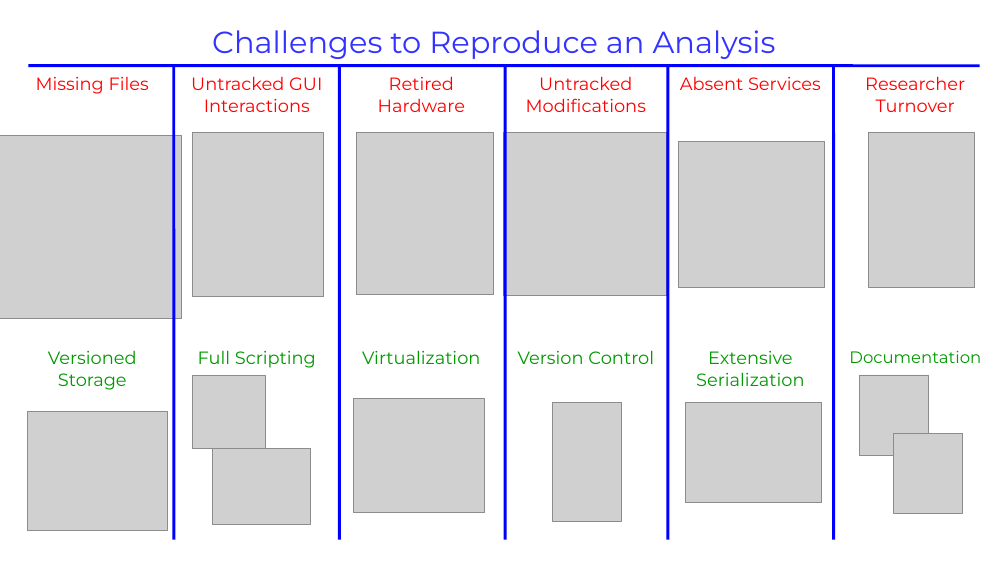
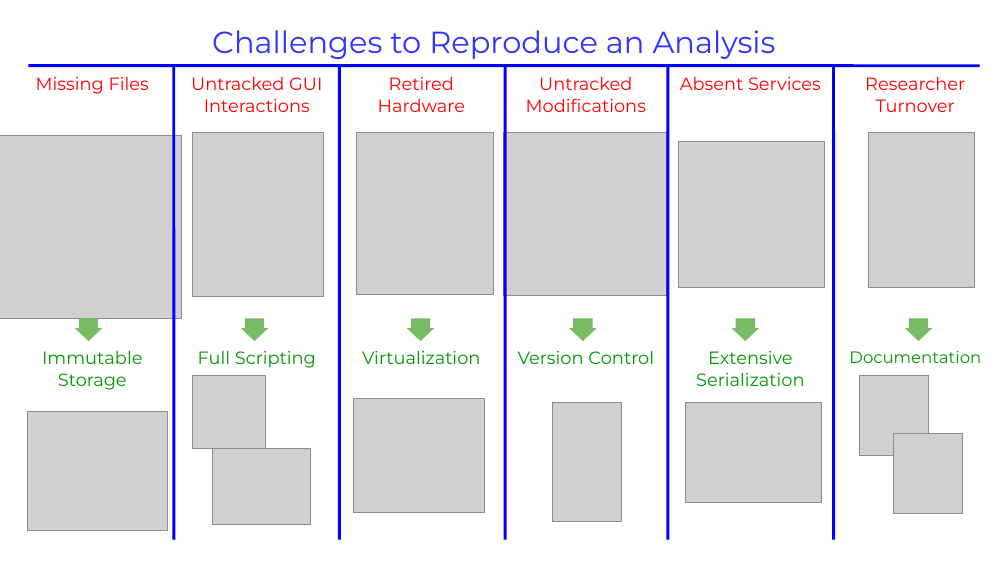
Before and after one commit to maptracker/EARL-2018, a slide deck: slide 3 of BCBB Lightning Talk/BCBB Lightning Talk.odp. Drawn at 1008x567 pixels with LibreOffice and Linux fonts; fonts in the diff are those of the drawing; grey boxes stand for pictures. Boxes give left, top, right and bottom in pixels: in the first picture for what was removed or moved away, otherwise in the second. Text is boxed around its words. In the diff, an @@ line names an element or a change of style, - is before the commit and + after.

```diff
--- a/BCBB Lightning Talk/BCBB Lightning Talk.odp
+++ b/BCBB Lightning Talk/BCBB Lightning Talk.odp
@@ down arrow added at bbox=[75, 318, 102, 341], fill #77BC65 @@
@@ down arrow added at bbox=[241, 318, 268, 341], fill #77BC65 @@
@@ down arrow added at bbox=[407, 318, 434, 341], fill #77BC65 @@
@@ down arrow added at bbox=[569, 318, 596, 341], fill #77BC65 @@
@@ down arrow added at bbox=[732, 318, 759, 341], fill #77BC65 @@
@@ down arrow added at bbox=[905, 318, 932, 341], fill #77BC65 @@
@@ table at bbox=[10, 343, 999, 423] @@
-row 1, column 1: Versioned Storage
+row 1, column 1: Immutable Storage
```
Also in this commit, not shown: 1 other slide changed, 1 slide added, 1 slide removed, 1 other file.
